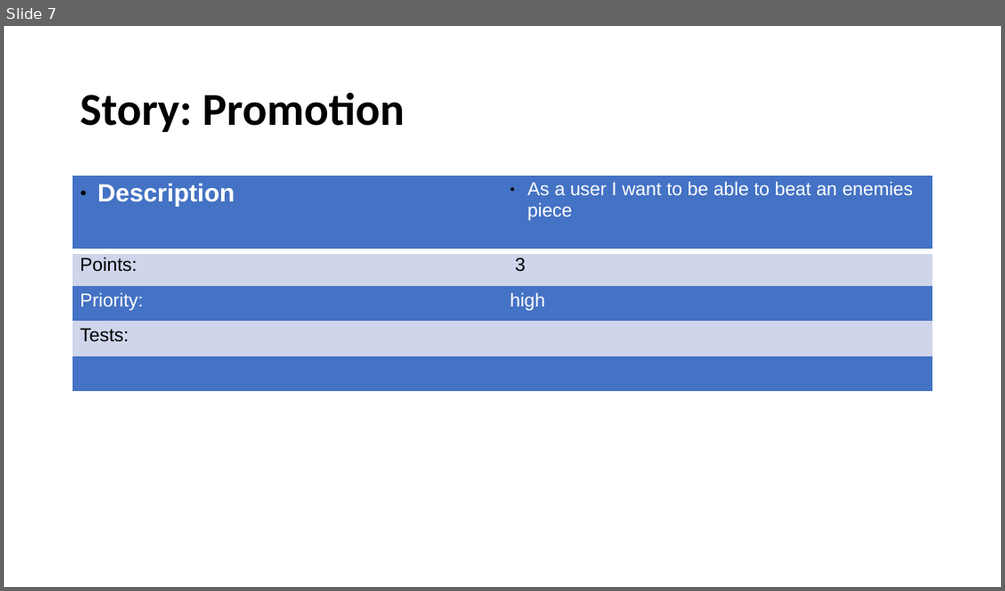
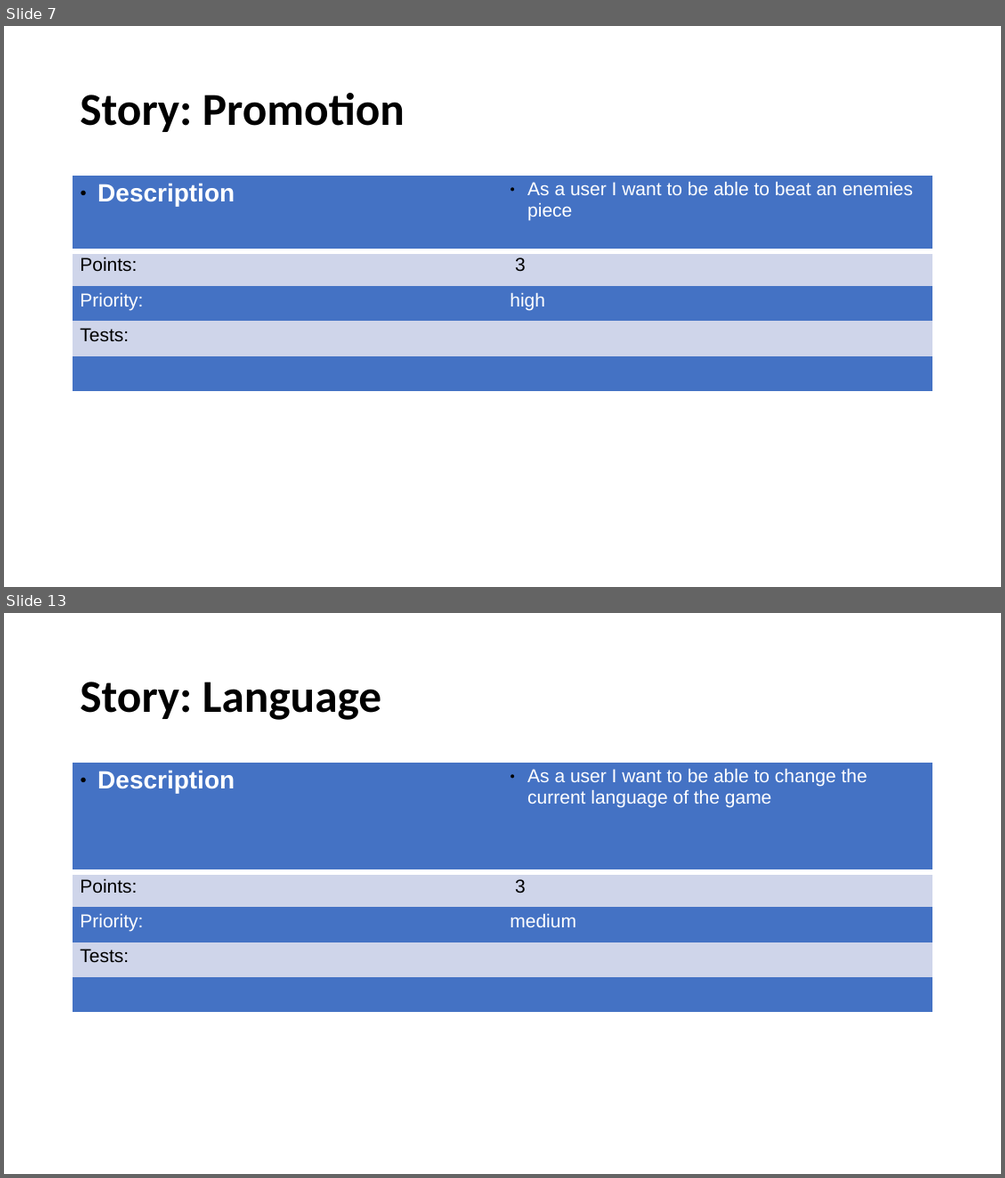
Before and after one commit to nolliebigspin/chess-game, a slide deck: docs/content/storycards/raw/Storycards.odp. Shown one above the other, each under a label of ours: slide 7 before the commit, slides 7 and 13 after it; the slides between them are not shown. The pictures are 1005x591 and 1005x1178 pixels, drawn with LibreOffice and Linux fonts; fonts in the diff are those of the drawing. Boxes give left, top, right and bottom in pixels: in the first picture for what was removed or moved away, otherwise in the second. Text is boxed around its words. In the diff, an @@ line names an element or a change of style, - is before the commit and + after.

Commit message:
update storycards

```diff
--- a/docs/content/storycards/raw/Storycards.odp
+++ b/docs/content/storycards/raw/Storycards.odp
@@ slide 13 added at bbox=[4, 613, 1001, 1174], background #FFFFFF @@
@@ title added at bbox=[80, 682, 381, 720], 44 pt, text #000000, bold @@
+Story: Language
@@ table added at bbox=[73, 763, 933, 982], 5 rows, 2 columns @@
+Description | As a user I want to be able to change the current language of the game
+Points: | 3
+Priority: | medium
+Tests: | 
+ | 
```
Also in this commit, not shown: 1 slide changed, 9 other slides added.
